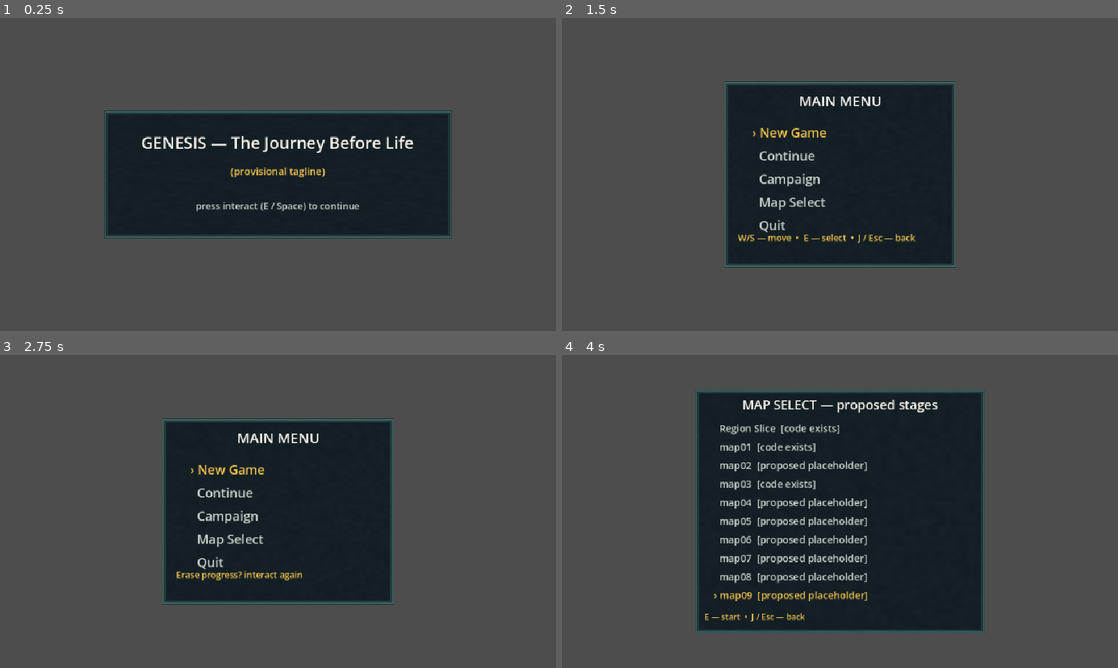
Above: before the commit, frames 1-4 (two rows, left to right).
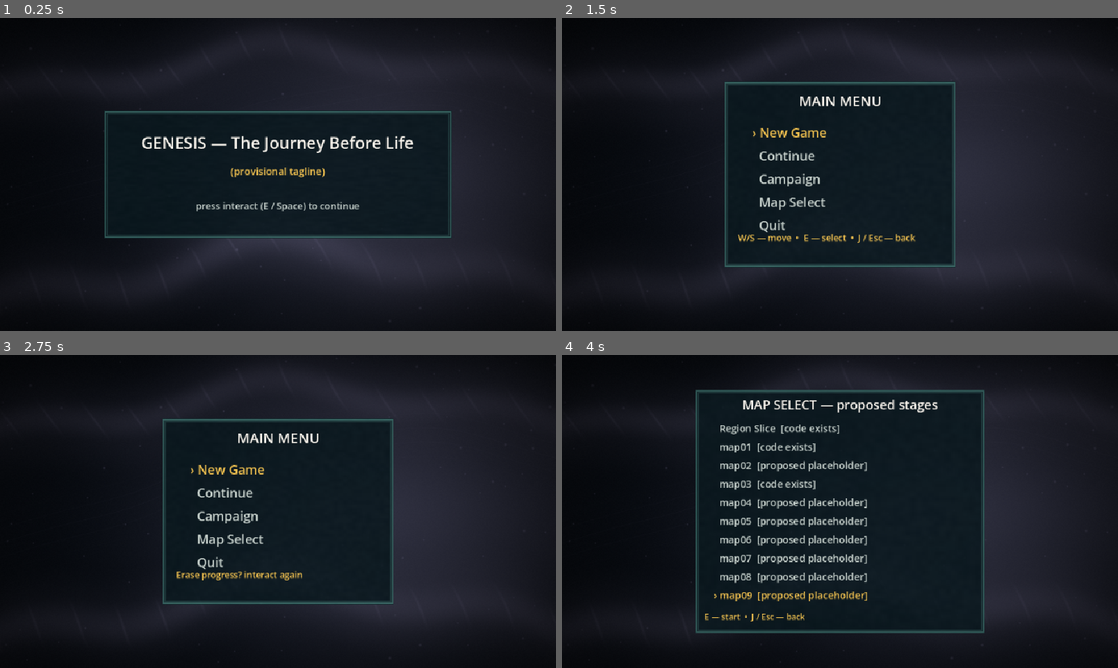
Above: after the commit, the same moments.

Repository: rua-den/gines
Game: Godot game, scene res://scenes/main_menu.tscn
The game is run twice, just before and just after one commit, with the same random seed, the same clock (stepped at 60 frames per second) and the same inputs.
Inputs (mouse positions are in pixels of both pictures, inside the frame that each line leads up to):
- Up to frame 1 (0.25 s): no input
- Up to frame 2 (1.5 s): tap Enter at 0.5 s; move the mouse to (962, 158) at 0.52 s; hold D (move_right) 0.53-1.25 s; hold J (attack) 0.53-1.25 s; click (962, 158) at 0.67 s; tap W (move_up) at 0.77 s; tap Space at 1.25 s; drag from (728, 190) to (812, 237) at 1.27 s
- Up to frame 3 (2.75 s): tap Enter at 2 s; move the mouse to (333, 442) at 2.02 s; hold A (move_left) from 2.03 s (still down); hold E (interact) from 2.03 s (still down); click (333, 442) at 2.17 s
- Up to frame 4 (4 s): release A (move_left) at 2.75 s; release E (interact) at 2.75 s; tap Space at 2.75 s; drag from (812, 574) to (673, 464) at 2.77 s; tap Enter at 3.5 s; move the mouse to (1006, 558) at 3.52 s; hold D (move_right) from 3.53 s (still down); tap Shift (grip) at 3.6 s; click (1006, 558) at 3.67 s; tap W (move_up) at 3.77 s

The runs differ from the first frame. In frame 1, 74% of the frame differs, in the area x 0-100%, y 0-100%; in frame 2, 75%; in frame 3, 75%; in frame 4, 60%.

Commit message:
Render the generated menu backdrop across the viewport

Diff:
--- a/game/scripts/main_menu.gd
+++ b/game/scripts/main_menu.gd
@@ -121,12 +121,16 @@
 
 
 func _build_ui() -> void:
+	var backdrop := CanvasLayer.new()
+	backdrop.name = "MenuBackdrop"
+	backdrop.layer = -2
+	add_child(backdrop)
 	var bg := ColorRect.new()
 	bg.color = BG
-	bg.set_anchors_preset(Control.PRESET_FULL_RECT)
 	bg.mouse_filter = Control.MOUSE_FILTER_IGNORE
-	add_child(bg)
-	GenesisArt.add_backdrop(self, "menu_backdrop", "world_backdrop")
+	backdrop.add_child(bg)
+	bg.set_anchors_and_offsets_preset(Control.PRESET_FULL_RECT)
+	GenesisArt.add_backdrop(backdrop, "menu_backdrop", "world_backdrop")
 
 	var ui := CanvasLayer.new()
 	ui.name = "UI"
--- a/game/tests/genesis_art_check.gd
+++ b/game/tests/genesis_art_check.gd
@@ -93,12 +93,15 @@
 
 	var menu := (load("res://scenes/main_menu.tscn") as PackedScene).instantiate()
 	root.add_child(menu)
-	var image := menu.get_node_or_null("GeneratedBackdrop") as TextureRect
+	var image := menu.get_node_or_null("MenuBackdrop/GeneratedBackdrop") as TextureRect
 	var desired := GenesisArt.texture("menu_backdrop")
 	if desired == null:
 		desired = GenesisArt.texture("world_backdrop")
+	await process_frame
 	_expect((image == null and desired == null) or (image != null and image.texture == desired
-		and image.mouse_filter == Control.MOUSE_FILTER_IGNORE), "menu backdrop or flat fallback")
+		and image.mouse_filter == Control.MOUSE_FILTER_IGNORE
+		and image.size.is_equal_approx(root.get_visible_rect().size)
+		and image.size.x > 0.0 and image.size.y > 0.0), "menu backdrop fills the viewport or uses flat fallback")
 	menu.free()
 
 	var map := (load("res://scenes/map03.tscn") as PackedScene).instantiate()
